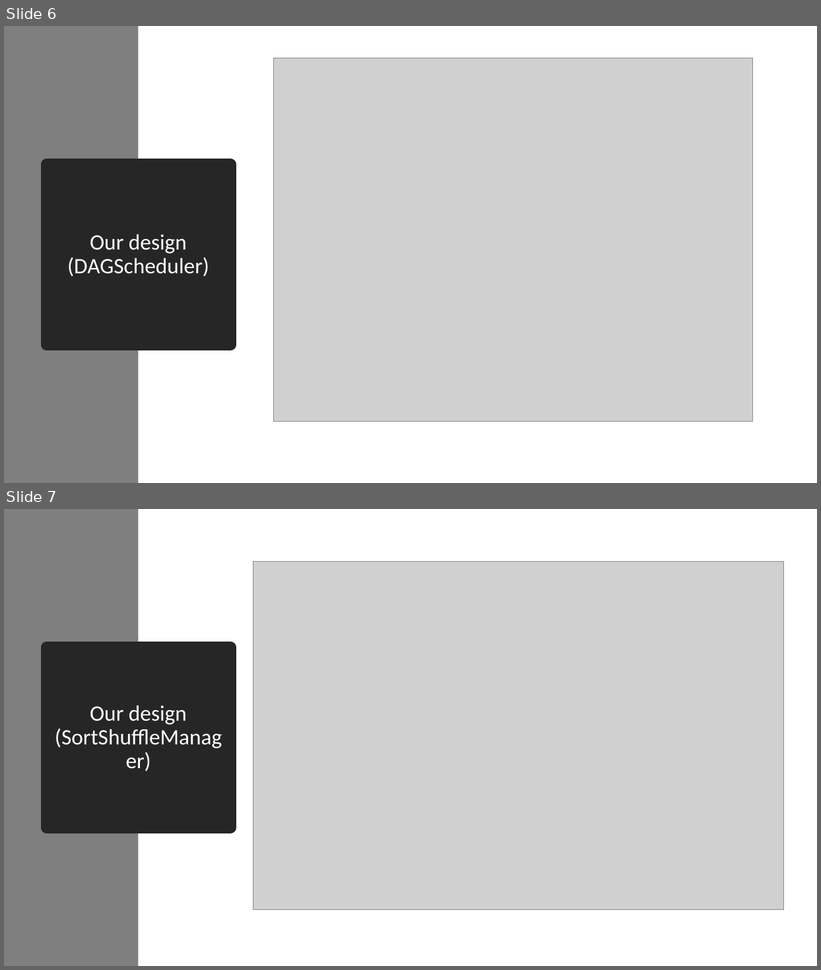
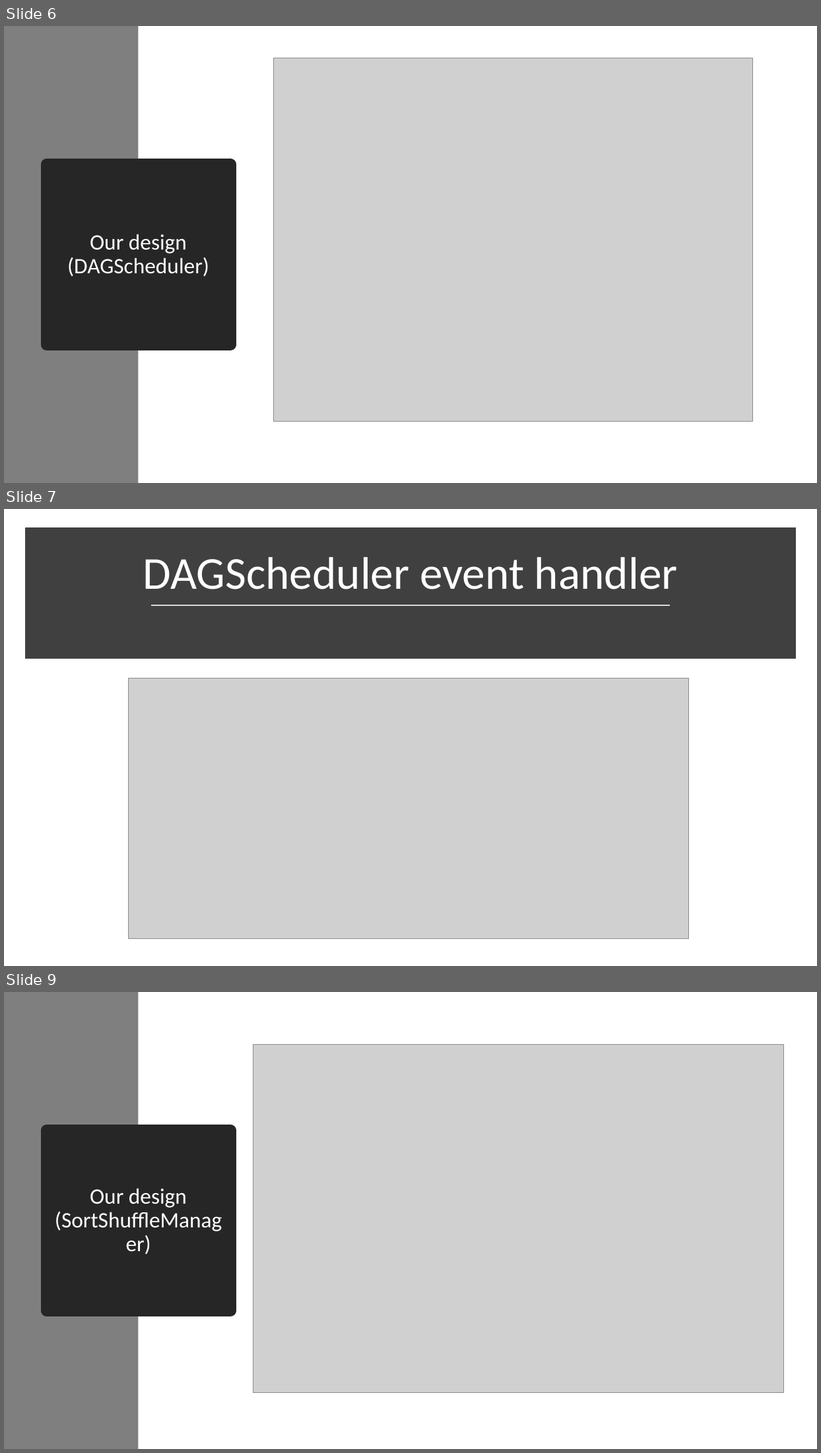
Before and after one commit to BU-NU-CLOUD-F19/Big_data_platform-Spark-performance_acceleration, a slide deck: Demo Presentations/FCC-Demo_4.pptx. Shown one above the other, each under a label of ours: slides 6 and 7 before the commit, slides 6, 7 and 9 after it; the slides between them are not shown. The pictures are 821x970 and 821x1453 pixels, drawn with LibreOffice and Linux fonts; fonts in the diff are those of the drawing; grey boxes stand for pictures. Boxes give left, top, right and bottom in pixels: in the first picture for what was removed or moved away, otherwise in the second. Text is boxed around its words. In the diff, an @@ line names an element or a change of style, - is before the commit and + after.

```diff
--- a/Demo Presentations/FCC-Demo_4.pptx
+++ b/Demo Presentations/FCC-Demo_4.pptx
@@ slide 7 added at [4, 509, 817, 966], background #FFFFFF @@
@@ rectangle added at [29, 532, 792, 656], fill #404040, outline #404040 10 pt @@
@@ title added at [143, 557, 678, 590], 54 pt, text #FFFFFF @@
+DAGScheduler event handler
@@ line added from (152, 605) to (670, 605), #D9D9D9 1.75 pt @@
@@ picture added at [129, 678, 689, 939] @@
@@ what was slide 7 is now slide 9 @@
```
Also in this commit, not shown: 1 other slide added, 1 other file.
